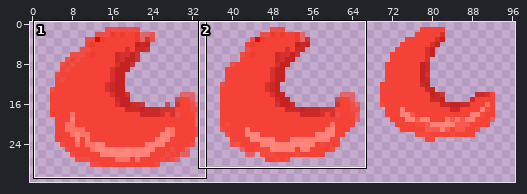
Sprite sheet -- public/assets/damage.png. The first picture is a wide view before the edit; the outline marks the close-up.
Close-up. As it was:
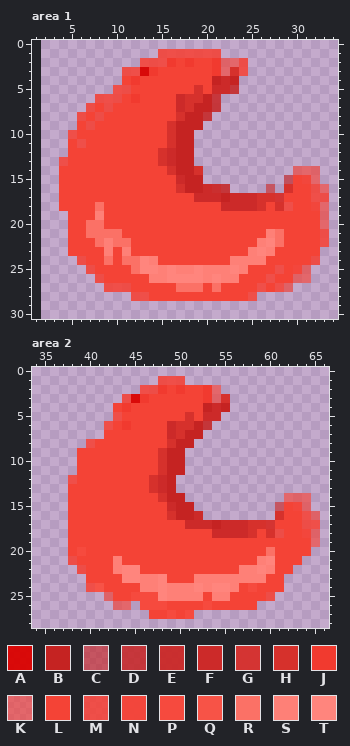
The file is 93x32 pixels. Colours within 5 levels of each other are drawn and written as one. Shown: area 1: x 1..34, y 0..30; area 2: x 34..66, y 0..28. The old version is drawn lined up with the new one, on the new canvas. The commit also changed other parts of the picture, which this record leaves out.
Palette (. is transparent): A #d90706fb  B #c52322  C #c62727a5  D #c62727df  E #ca2928f4  F #cc2a29  G #d52f2cf4  H #d6312c  J #f13a2f  K #f44236a5  L #f44336  M #f54236df  N #f54236f4  P #f64a3e  Q #f75347  R #fb7166  S #fe8077  T #ff857d
Pixels before, area 1, first column x 4:
 1 ...........MMMMMMM............
 2 .........MMMJLJLLJKKM.........
 3 .......MMAJLLLLLLJKHM.........
 4 .......LJLLLLLLLLBFB..........
 5 ......MMLLLLLLLHLFFD..........
 6 ....MMMLJLLLLFHHBD............
 7 ...MLMLLLLLLLFHBBD............
 8 ..MLMLLLLLLLLHBBD.............
 9 ..LMLLLLLLLLHBBB..............
10 .MLLLLLLLLLLHBB...............
11 .LMLLLLLLLLLHBB...............
12 .LLLLLLLLLLHFBB...............
13 MLLLLLLLLLLHFBB...............
14 LLLLLLLLLLLLHBBH..........KKK.
15 LLLLLLLLLLLLLFBB.........CLNK.
16 LLLLLLLLLLLLLHBBFED....C.HLLMK
17 LLLLLLLLLLLLLLLFFFBFFFHHGLLLMM
18 LLLLRLLLLLLLLLLLLLFFFFHLHMLLNK
19 .LLLSLLLLLLLLLLLLLLLLLLLLLLLLK
20 .LLRRLLLLLLLLLLLLLLLLLLLLLLLLK
21 .LLRRRRLLLLLLLLLLLLLLLLSRLLLLM
22 .LLLRSRRLLLLLLLLLLLLLLSTRLLLLM
23 .LLLLSLSLLLLLLLLLLLLLSTSLLLLL.
24 ..MLLRLRRTSLLLLLLLLSSSSLLLLLM.
25 ...MLLLLRTTSTSSTSSSTSLLLMLNK..
26 ....MLLLLLSSTTTTSTSSLLLMLLKK..
27 .....MMMLLLLLRRRLRLLLLMLMK....
28 ........MMLLLLLLLLLLLM........
Pixels before, area 2, first column x 38:
 1 ..........MMM...............
 2 ........MMJLJLLJK...........
 3 ......MAJLLLLLLJKH..........
 4 .....LJLLLLLLLLBFB..........
 5 .....MLLLLLLLHLFF...........
 6 ....MLJLLLLFHHBD............
 7 ....LLLLLLLFHBB.............
 8 ..MLLLLLLLLHBB..............
 9 .LLLLLLLLLHBB...............
10 .LLLLLLLLLHBB...............
11 .LLLLLLLLLHBB...............
12 MLLLLLLLLHFB................
13 LLLLLLLLLHFB................
14 LLLLLLLLLLHBB...........KKK.
15 LLLLLLLLLLLFBB.........CLNK.
16 LLLLLLLLLLLHBBF........HLLMK
17 LLLLLLLLLLLLLFFFBFFFHHGLLLMM
18 LLLLLLLLLLLLLLLLFFFFHLHMLLNK
19 LLLLLLLLLLLLLLLLLLLLLLLLLLLK
20 LPLLLLLLLLLLLLLLLLLLLLRLLLL.
21 MLLLLSLLLLLLLLLLLLLLLSTLLL..
22 .MLLLSTTLLLLLLLLLLLSSTSLL...
23 ..LLLLTTSSTLLLSSSSSSSSLL....
24 ..MQLLLLSSTSSSTSTTSLPLLL....
25 ....KLLPPPTSSSSLSSLLLLM.....
26 .....KK.PPPLLLLPLLLLL.......
27 .........LLPLP..............
The same view after the edit:
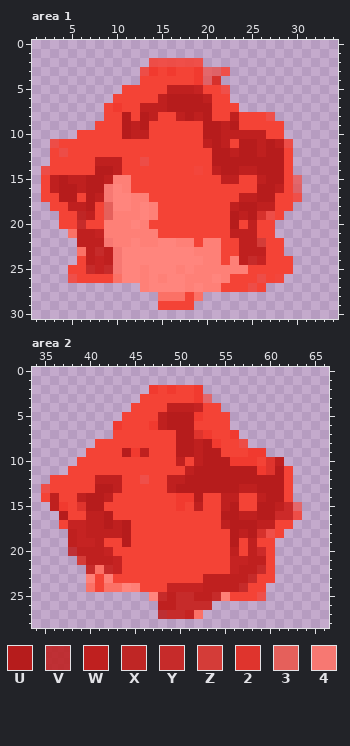
Colours new in this view: U #b61c1c  V #be1f1fdf  W #bf201f  X #bf2625  Y #c62b2a  Z #d43c38  2 #df342d  3 #e5605b  4 #f77872
Edits made:
canvas 93x32 -> 97x32, the old top-left corner now at 2,-1 (the part of the old canvas that was cut away was empty and is not shown)
Changed rows in their new state; - is an unchanged pixel.
Area 1:
first column x 2:
 1 -------------.......------------
 2 -----------.--MMMM.....---------
 3 ---------..M--J--JKKM..---------
 4 ---------..------JKH..----------
 5 --------.L----WWWB-LM.----------
 6 ------..L-L--WUUUUWLL-----------
 7 -----..LJ--WWWUUUUULLL----------
 8 ----...--U-UW--WUWULLWLLLM------
 9 ----..---UWU--LLLLUUWULLLLL-----
10 ---.-----UWW--LLLLUUWWWWWLL-----
11 -ML-L---------LLLLWUWLUUWUWM----
12 -LM----------LLLLLLUUWUUWUUL----
13 -LL---WWW--M-LLLLLLUUUUUUUUL----
14 ML----UUW-----LLLNLWUUWWUUUL...-
15 LWUWWUUWSS-----LLLLLWWLLWUULK..-
16 LWUUWUU4TS-----LLLLLLLLLUUWLK...
17 LLUU-UW4TTSS-----LLLLLWWUUL-M...
18 -L-WWUL3TTSTS-------LWUUWWLL....
19 --L-XWL3SSSTS--------UWUHM-.....
20 --L-YLLSSSTS---------U-W--......
21 ---RWWBSSSSSS--------WWW-L......
22 ---.WWW4SSTSSTTSS-SS--WWZLL.....
23 ---.RWYW4TTTTTTTTSSS--WWWL-....-
24 ----LWBW4TT-TTTTTTSS--WYB---...-
25 ---LLYBY4TTS-T--TS---S----L-..--
26 ---MLLL-RTTST---SS---L--MLN...--
27 -------....STTTTSTSS---ML...----
28 ----------...RRR-R......--------
29 -------------LLLL---------------
Area 2:
first column x 35:
 1 -------------...---------------
 2 -----------.JLJL-J..-----------
 3 ---------..L-----JK..----------
 4 --------..----WWWBLL.----------
 5 --------.----WUUUJLLL----------
 6 -------.JL--JWUUULLLL----------
 7 -------.------LUU2JLLJ---------
 8 -----.--------LUUWUJLLM--------
 9 ----.----UJW-LLUUWUULLLJJ------
10 -------------LLWLWUUUJJJL2W----
11 ---L---------LLLWUUUUUUUJ2UL---
12 -LLL--WWW--MLLWWUUUUUUUUUUUL---
13 MLL---UUW---LLWUUUUUUUWWUUUL---
14 LWL-WUUW-----LLJJULLWWLLWUUL..-
15 -WJ-2UU-------LJLWLLWULLUUWFK.-
16 --U--WWU------LLLLLLUUWWUUFFM..
17 --LBBWWUWU------LLLLWUUUWW--...
18 ---WBWWWWU---------LLUWUHML....
19 ---WBBW--U-----------U-W--.....
20 ---VWWWB-------------W-WFL....-
21 ---.ZWWWB------------BBWWL...--
22 ----.YRYBLL----------BWWYL..---
23 -----S-S-LLLLL---LWWWWWYL-.----
24 -----RLRRTSLLLBBBBWWWWYL-..----
25 -------.....TYWYYWWY----M.-----
26 --------..-..WWYYYY.....-------
27 ------------.VYYBR-------------
Changed places in both close-ups, as pixel boxes (x1, y1, x2, y2):
changed: (41, 49, 329, 310)
changed: (41, 376, 320, 619)
